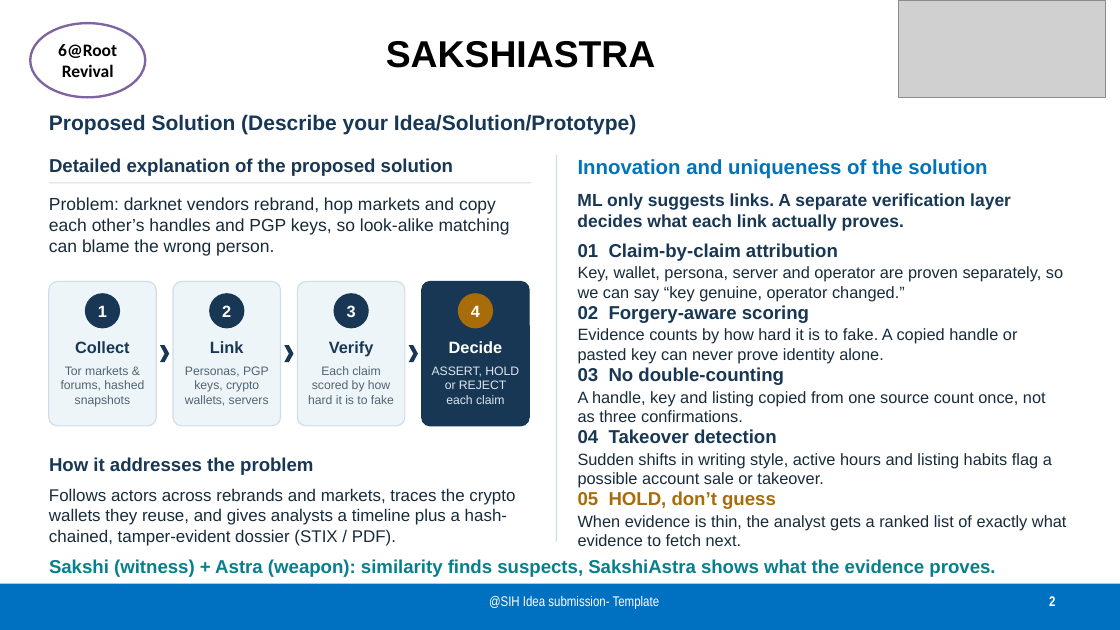
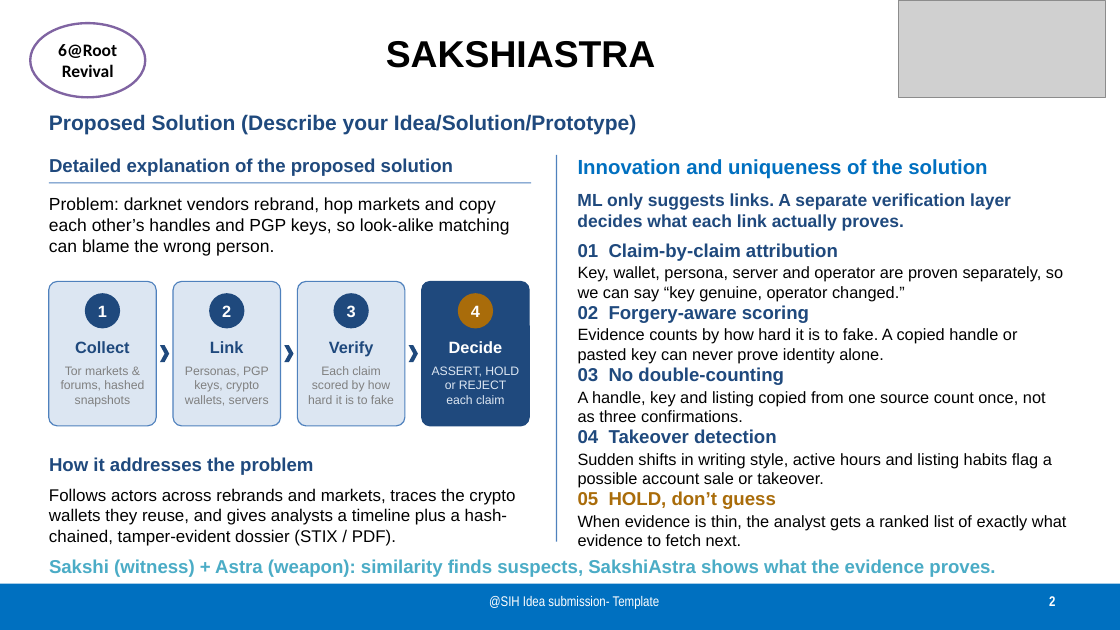
Before and after one commit to nsaharsh11/SakshiAstra, a slide deck: slide 2 of deliverables/SakshiAstra_reviewed.pptx. Drawn at 1120x630 pixels with LibreOffice and Linux fonts; fonts in the diff are those of the drawing; grey boxes stand for pictures. Boxes give left, top, right and bottom in pixels: in the first picture for what was removed or moved away, otherwise in the second. Text is boxed around its words. In the diff, an @@ line names an element or a change of style, - is before the commit and + after.

Commit message:
Match SIH official presentation palette

```diff
--- a/deliverables/SakshiAstra_reviewed.pptx
+++ b/deliverables/SakshiAstra_reviewed.pptx
@@ line (556, 155) - (556, 542): stroke #CFDDE6 1 pt to #4F81BD 1 pt @@
@@ line (49, 183) - (531, 183): stroke #CFDDE6 1 pt to #4F81BD 1 pt @@
@@ fill #EEF5F9 to #DCE6F2; outline #CFDDE6 1 pt to #4F81BD 1 pt in 3 elements at <box>49,281,156,426</box>, <box>173,281,281,426</box>, <box>297,281,405,426</box> @@
@@ rounded rectangle at <box>422,281,529,426</box>: fill #173754 to #1F497D; outline #173754 1 pt to #1F497D 1 pt @@
@@ text colour #173754 to #1F497D in 11 elements at <box>49,114,636,134</box>, <box>49,158,453,176</box>, <box>49,457,313,475</box>, <box>577,193,1011,231</box>, <box>578,243,838,261</box>, <box>578,305,809,323</box>, <box>578,367,784,385</box>, <box>578,429,777,443</box>, <box>75,341,129,353</box>, <box>210,341,244,353</box>, <box>329,341,374,356</box> @@
@@ fill #173754 to #1F497D in 6 elements at <box>85,293,120,329</box>, <box>209,293,245,329</box>, <box>334,293,369,329</box>, <box>160,345,169,362</box>, <box>284,345,293,362</box>, <box>409,345,418,362</box> @@
@@ text colour #506473 to #808080 in 3 elements at <box>61,366,144,407</box>, <box>185,366,269,406</box>, <box>308,366,394,404</box> @@
@@ text "ASSERT, HOLD or REJECT each ..." at <box>432,366,519,404</box>: text colour #DCE6EE to #DCE6F2 @@
@@ text colour #172B3A to #000000 in 7 elements at <box>49,197,510,256</box>, <box>49,488,515,546</box>, <box>578,266,1063,302</box>, <box>578,328,1018,364</box>, <box>578,391,1046,422</box>, <box>578,453,1052,488</box>, <box>578,515,1067,546</box> @@
@@ text "Sakshi (witness) + Astra (weapon): ..." at <box>49,559,995,577</box>: text colour #087F8C to #4BACC6 @@
```
Also in this commit, not shown: 4 other slides changed, 1 other file.
